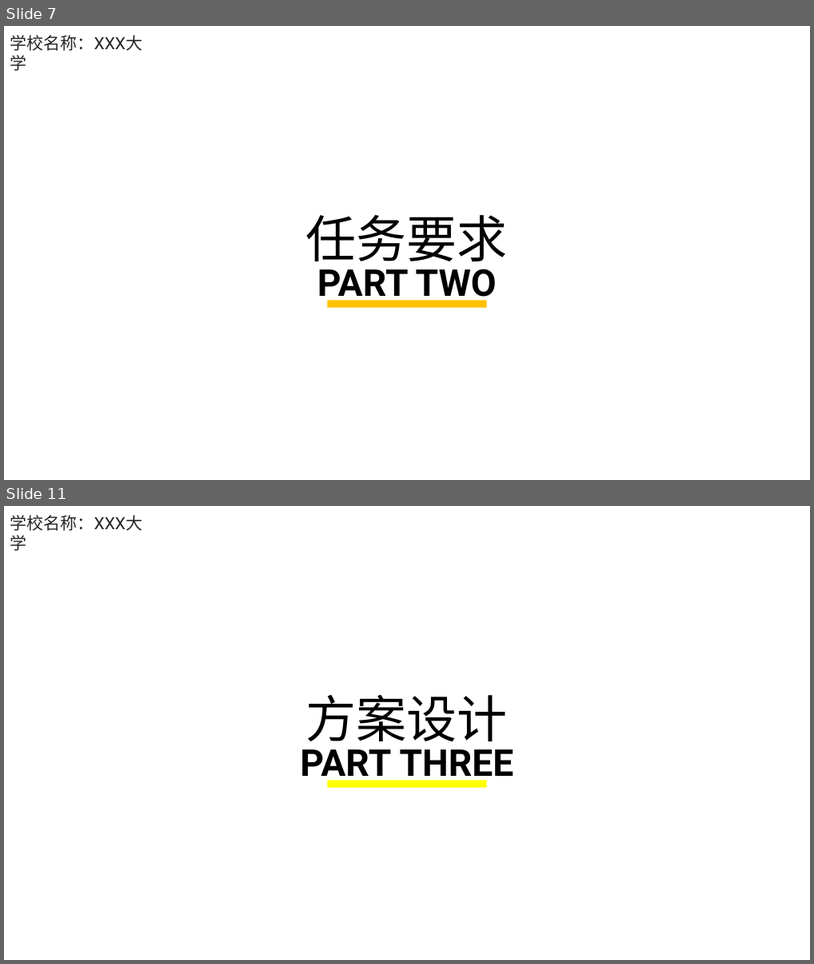
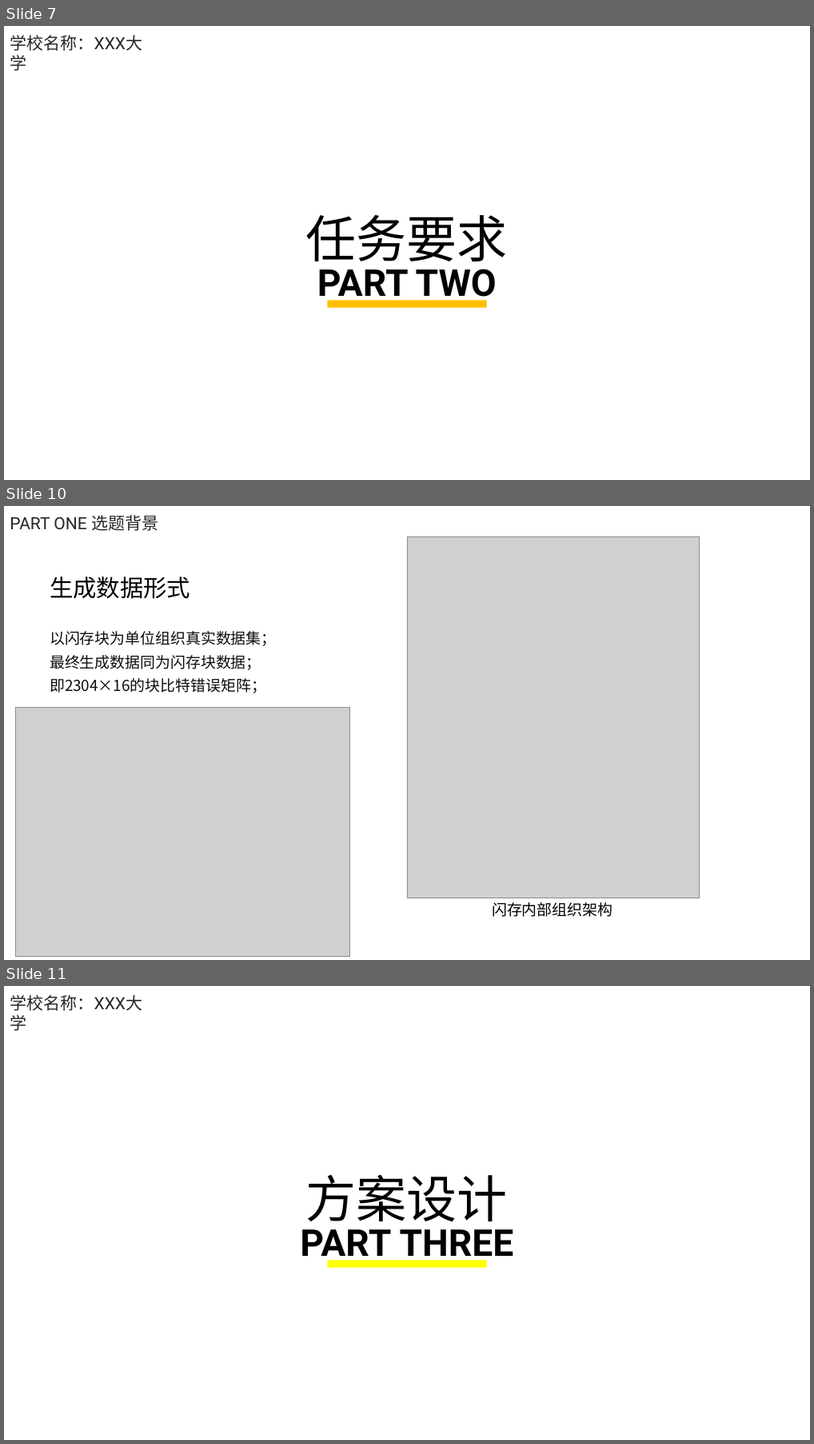
Before and after one commit to MSMsssss/NandFlash_GAN, a slide deck: doc/答辩PPT.pptx. Shown one above the other, each under a label of ours: slides 7 and 11 before the commit, slides 7, 10 and 11 after it; the slides between them are not shown. The pictures are 814x964 and 814x1444 pixels, drawn with LibreOffice and Linux fonts; fonts in the diff are those of the drawing; grey boxes stand for pictures; background and template pictures are left out. Boxes give left, top, right and bottom in pixels: in the first picture for what was removed or moved away, otherwise in the second. Text is boxed around its words. In the diff, an @@ line names an element or a change of style, - is before the commit and + after.

```diff
--- a/doc/答辩PPT.pptx
+++ b/doc/答辩PPT.pptx
@@ slide 10 added at box(4, 506, 810, 960), background #FFFFFF @@
@@ text added at box(10, 515, 158, 531), 20 pt, text #262626 @@
+PART ONE 选题背景
@@ picture added at box(407, 536, 700, 897) @@
@@ text added at box(50, 576, 190, 599), 28 pt, text #000000 @@
+生成数据形式
@@ text added at box(50, 631, 276, 693), 18 pt, text #0D0D0D @@
+以闪存块为单位组织真实数据集；
+最终生成数据同为闪存块数据；
+即2304×16的块比特错误矩阵；
@@ picture added at box(15, 708, 350, 956) @@
@@ text added at box(492, 902, 613, 916), 18 pt, text #000000 @@
+闪存内部组织架构
```
Also in this commit, not shown: 2 slides changed, 2 other slides added, 3 slides removed, 2 other files.
